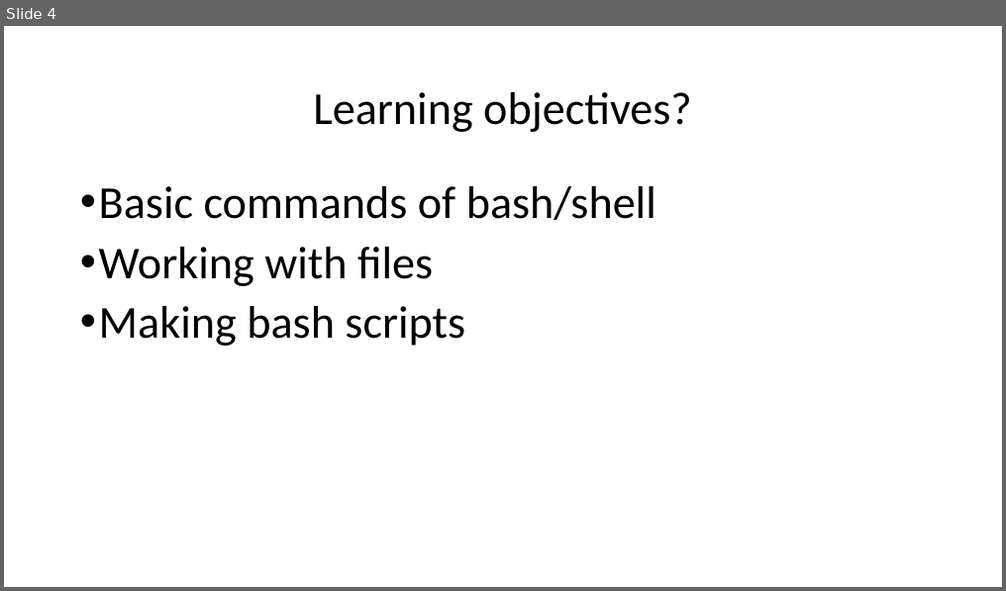
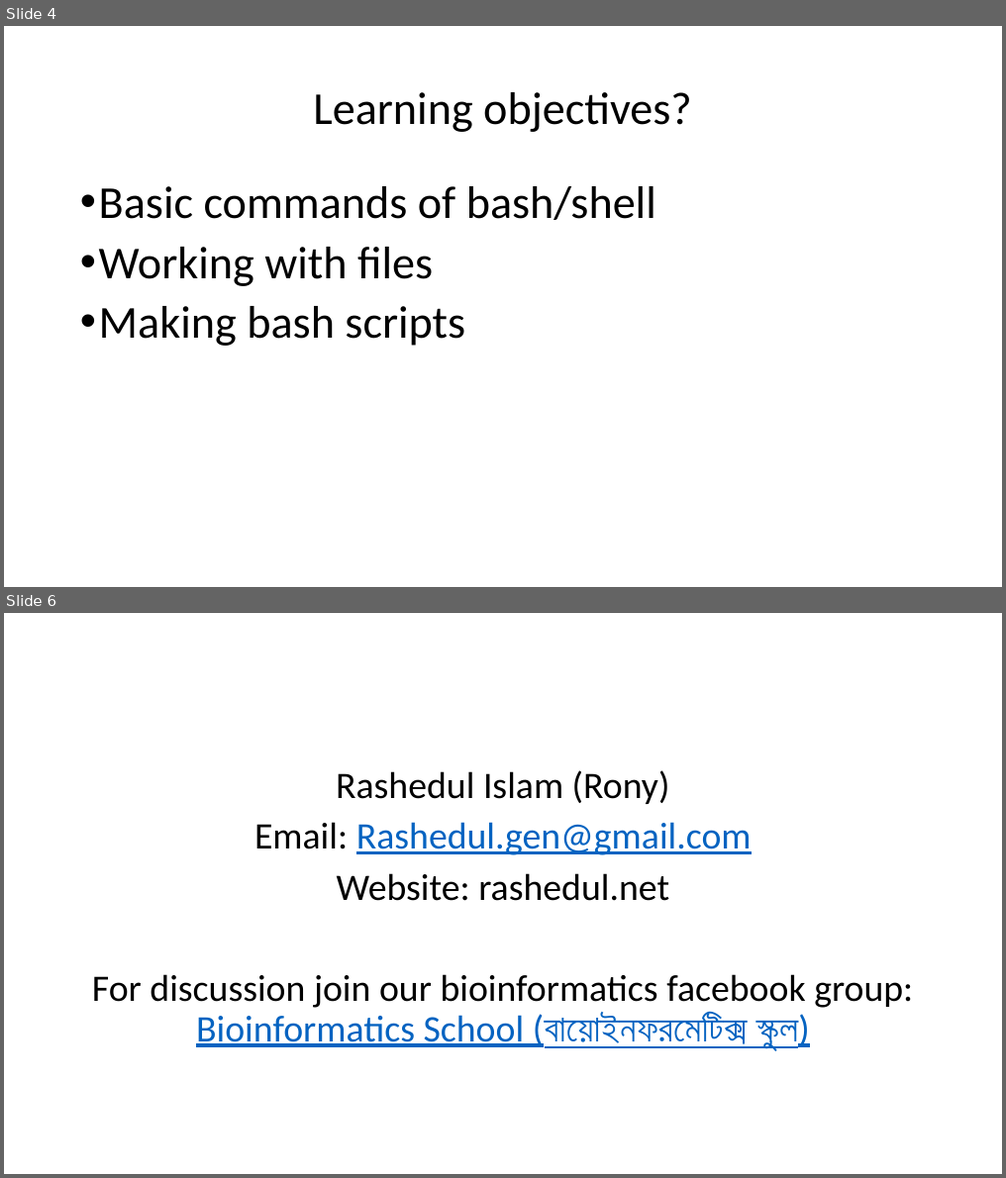
Before and after one commit to Rashedul/Linux-for-Genomics-Bangla-Tutorial, a slide deck: files/slides.pptx. Shown one above the other, each under a label of ours: slide 4 before the commit, slides 4 and 6 after it; the slides between them are not shown. The pictures are 1006x591 and 1006x1178 pixels, drawn with LibreOffice and Linux fonts; fonts in the diff are those of the drawing. Boxes give left, top, right and bottom in pixels: in the first picture for what was removed or moved away, otherwise in the second. Text is boxed around its words. In the diff, an @@ line names an element or a change of style, - is before the commit and + after.

```diff
--- a/files/slides.pptx
+++ b/files/slides.pptx
@@ slide 6 added at <box>4,613,1002,1174</box>, background #FFFFFF @@
@@ text added at <box>92,770,913,1051</box>, 36 pt, text #000000 @@
+Rashedul Islam (Rony)
+Email: Rashedul.gen@gmail.com
+Website: rashedul.net
+For discussion join our bioinformatics facebook group: Bioinformatics School (বায়োইনফরমেটিক্স স্কুল)
```
Also in this commit, not shown: 3 other slides added, 1 slide removed, 8 other files.
